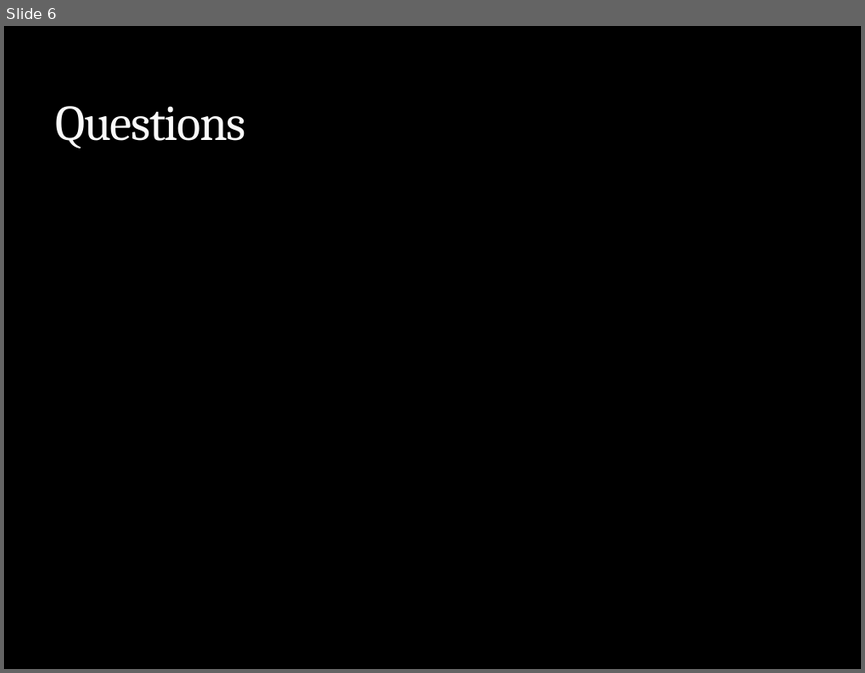
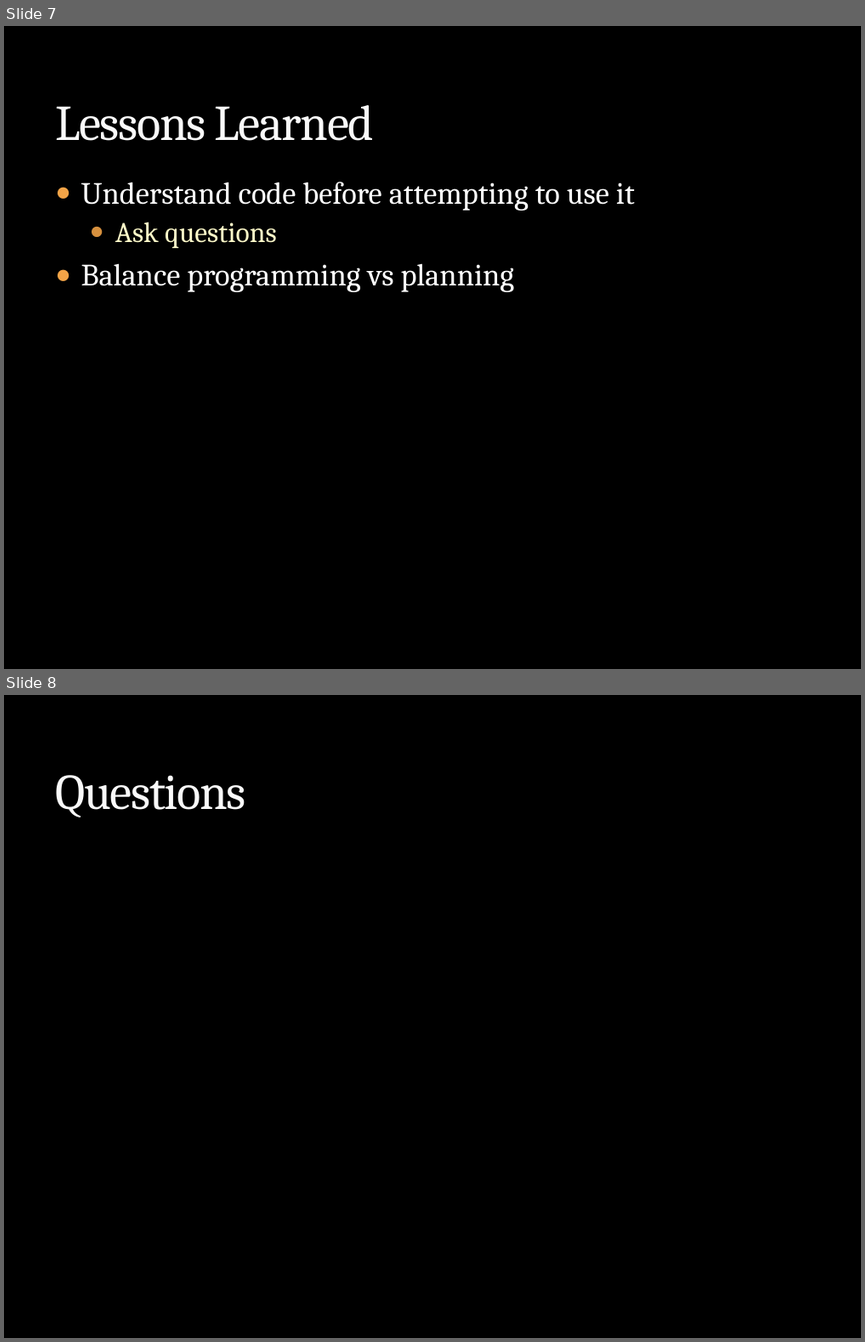
Before and after one commit to SunriseBolt/Strategy-Game, a slide deck: Strat of the Ages.pptx. Shown one above the other, each under a label of ours: slide 6 before the commit, slides 7 and 8 after it. The pictures are 865x673 and 865x1342 pixels, drawn with LibreOffice and Linux fonts; fonts in the diff are those of the drawing; background and template pictures are left out. Boxes give left, top, right and bottom in pixels: in the first picture for what was removed or moved away, otherwise in the second. Text is boxed around its words. In the diff, an @@ line names an element or a change of style, - is before the commit and + after.

```diff
--- a/Strat of the Ages.pptx
+++ b/Strat of the Ages.pptx
@@ slide 7 added at <box>4,26,861,669</box>, background picture (left out) @@
@@ title added at <box>55,105,374,141</box>, 42 pt, text #F9F9F9 @@
+Lessons Learned
@@ text added at <box>81,182,635,292</box>, 26 pt, text #FFFFFF @@
+● Understand code before attempting to use it
+  ● Ask questions
+● Balance programming vs planning
@@ what was slide 6 is now slide 8 @@
```
Also in this commit, not shown: 1 slide changed, 1 other slide added, 2 other files.
